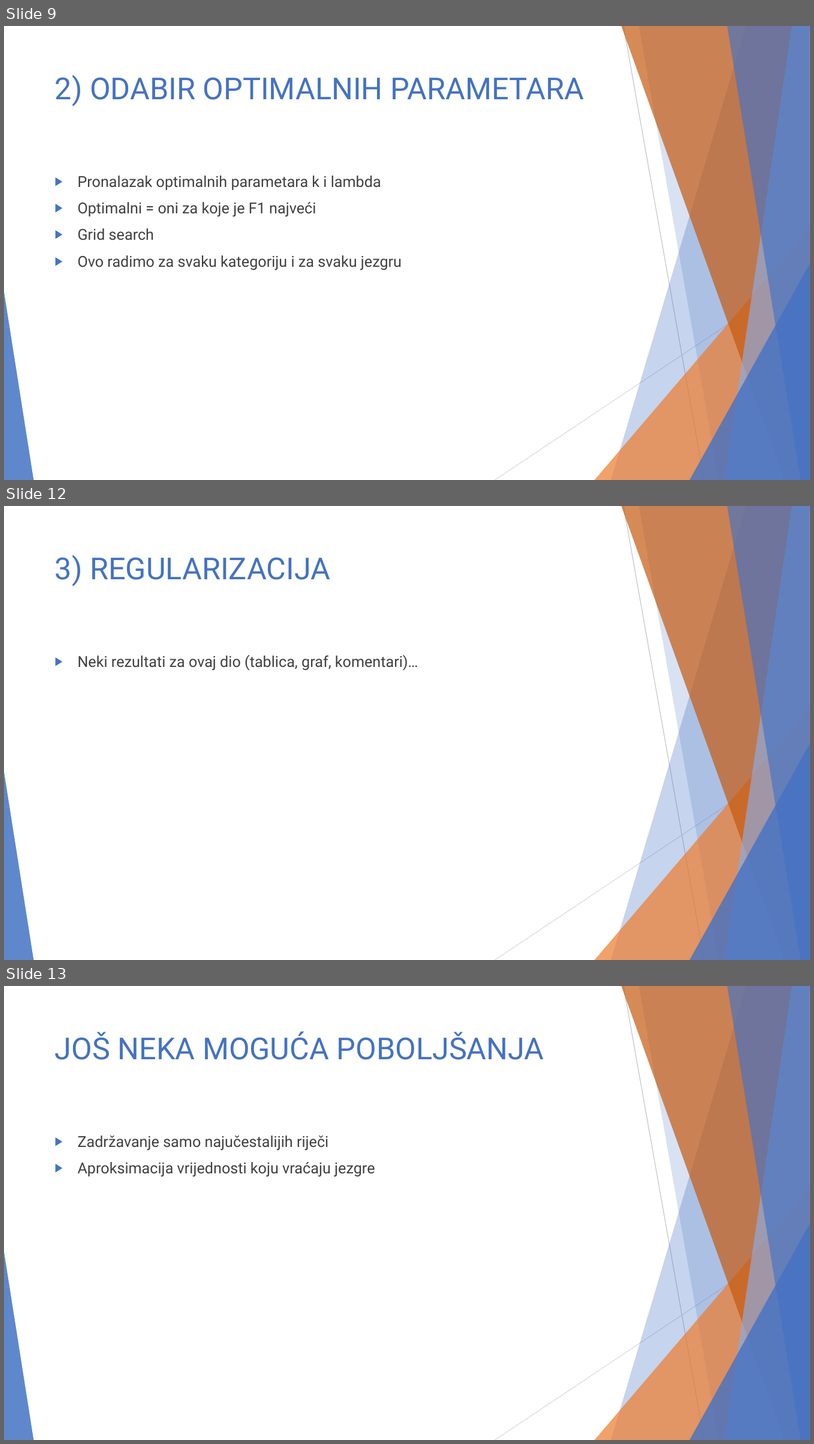
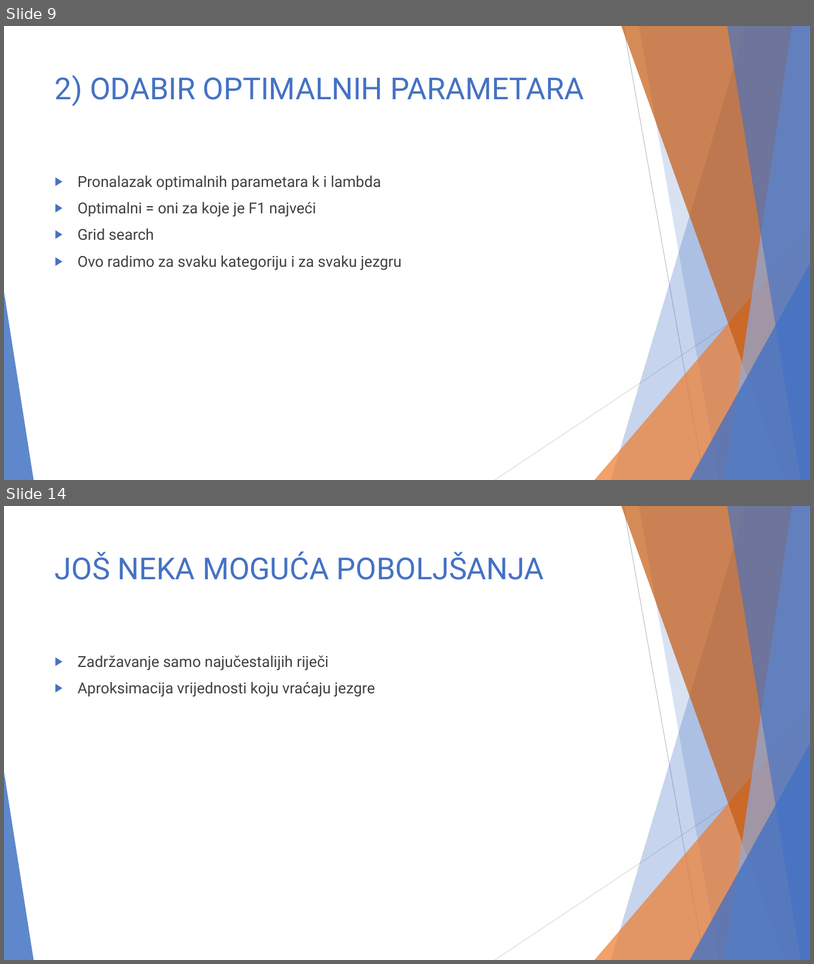
Before and after one commit to majajuric/UUZOP-Text-Classification-using-String-Kernels, a slide deck: UZOP_prezentacija.pptx. Shown one above the other, each under a label of ours: slides 9, 12 and 13 before the commit, slides 9 and 14 after it; the slides between them are not shown. The pictures are 814x1444 and 814x964 pixels, drawn with LibreOffice and Linux fonts; fonts in the diff are those of the drawing. Boxes give left, top, right and bottom in pixels: in the first picture for what was removed or moved away, otherwise in the second. Text is boxed around its words. In the diff, an @@ line names an element or a change of style, - is before the commit and + after.

```diff
--- a/UZOP_prezentacija.pptx
+++ b/UZOP_prezentacija.pptx
@@ slide 12 removed at [4,506,810,960], background #FFFFFF; not listed: 10 template elements that a slide beside it also shows @@
@@ title removed at [55,555,330,586] @@
-3) REGULARIZACIJA
@@ text removed at [78,655,419,670] @@
-▶ Neki rezultati za ovaj dio (tablica, graf, komentari)…
@@ what was slide 13 is now slide 14 @@
```
Also in this commit, not shown: 2 slides changed, 2 slides added.
